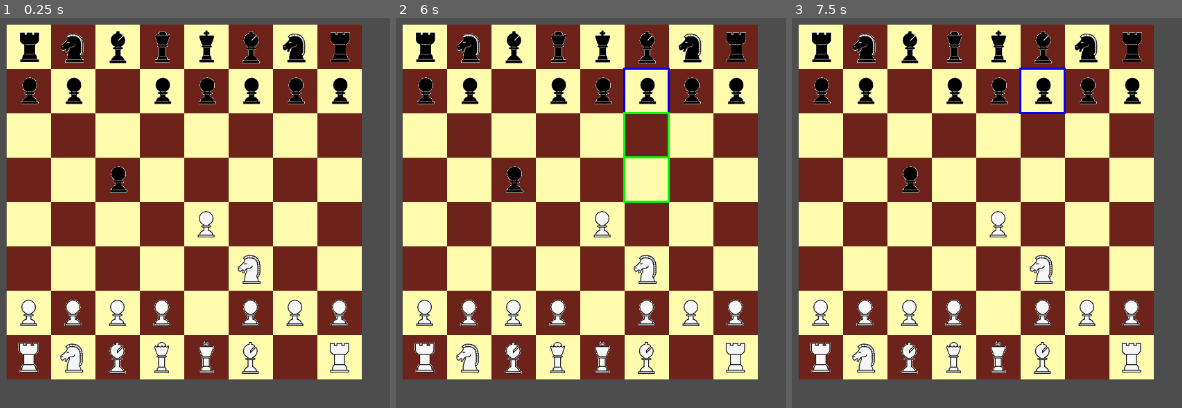
Above: before the commit, frames 1-3 (left to right).
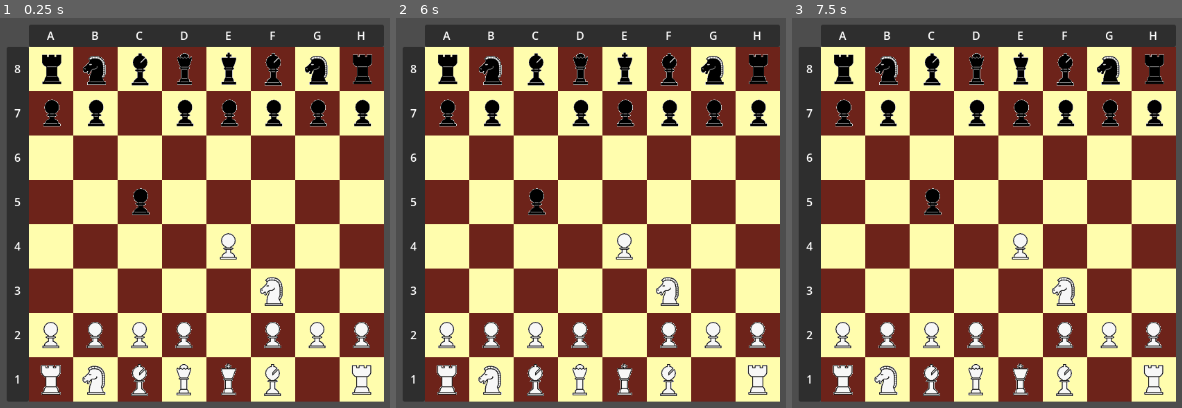
Above: after the commit, the same moments.

Repository: jsmrcina/gchess
Game: Godot game, scene res://scenes/main.tscn
The game is run twice, just before and just after one commit, with the same random seed, the same clock (stepped at 60 frames per second) and the same inputs.
Inputs (mouse positions are in pixels of both pictures, inside the frame that each line leads up to):
- Up to frame 1 (0.25 s): no input
- Up to frame 2 (6 s): tap Enter at 0.5, 2, 3.5 s; move the mouse to (outside the picture) at 0.52 s; click (outside the picture) at 0.6 s; tap Space at 1.25, 2.75, 4.25 s; move the mouse to (606, 236) at 1.27 s; click (606, 236) at 1.35 s; move the mouse to (outside the picture) at 2.02 s; click (outside the picture) at 2.1 s; move the mouse to (727, 302) at 2.77 s; click (727, 302) at 2.85 s; move the mouse to (outside the picture) at 3.52 s; click (outside the picture) at 3.6 s; move the mouse to (528, 146) at 4.27 s; click (528, 146) at 4.35 s; move the mouse to (outside the picture) at 5.02 s; click (outside the picture) at 5.1 s; move the mouse to (649, 103) at 5.77 s; click (649, 103) at 5.85 s
- Up to frame 3 (7.5 s): move the mouse to (outside the picture) at 6.52 s; click (outside the picture) at 6.6 s; move the mouse to (1002, 236) at 7.27 s; click (1002, 236) at 7.35 s

The runs differ from the first frame. In frame 1, 65% of the frame differs, in the area x 1-99%, y 1-99%; in frame 2, 65%; in frame 3, 65%.

Commit message:
Add ranks and files UI

Diff:
--- a/scenes/main.tscn
+++ b/scenes/main.tscn
@@ -10,11 +10,175 @@
 [node name="MainGame" type="Node2D"]
 script = ExtResource("1_r2qtu")
 
-[node name="Tiles" type="Node2D" parent="."]
+[node name="Board" type="Node2D" parent="."]
 position = Vector2(50, 50)
+
+[node name="Control" type="Control" parent="Board"]
+layout_mode = 3
+anchors_preset = 0
+offset_right = 40.0
+offset_bottom = 40.0
+
+[node name="Ranks" type="Panel" parent="Board/Control"]
+offset_top = 32.0
+offset_right = 32.0
+offset_bottom = 544.0
+
+[node name="1" type="Label" parent="Board/Control/Ranks"]
+layout_mode = 0
+offset_top = 448.0
+offset_right = 32.0
+offset_bottom = 512.0
+text = "1"
+horizontal_alignment = 1
+vertical_alignment = 1
+
+[node name="2" type="Label" parent="Board/Control/Ranks"]
+layout_mode = 0
+offset_top = 384.0
+offset_right = 32.0
+offset_bottom = 448.0
+text = "2"
+horizontal_alignment = 1
+vertical_alignment = 1
+
+[node name="3" type="Label" parent="Board/Control/Ranks"]
+layout_mode = 0
+offset_top = 320.0
+offset_right = 32.0
+offset_bottom = 384.0
+text = "3"
+horizontal_alignment = 1
+vertical_alignment = 1
+
+[node name="4" type="Label" parent="Board/Control/Ranks"]
+layout_mode = 0
+offset_top = 256.0
+offset_right = 32.0
+offset_bottom = 320.0
+text = "4"
+horizontal_alignment = 1
+vertical_alignment = 1
+
+[node name="5" type="Label" parent="Board/Control/Ranks"]
+layout_mode = 0
+offset_top = 192.0
+offset_right = 32.0
+offset_bottom = 256.0
+text = "5"
+horizontal_alignment = 1
+vertical_alignment = 1
+
+[node name="6" type="Label" parent="Board/Control/Ranks"]
+layout_mode = 0
+offset_top = 128.0
+offset_right = 32.0
+offset_bottom = 192.0
+text = "6"
+horizontal_alignment = 1
+vertical_alignment = 1
+
+[node name="7" type="Label" parent="Board/Control/Ranks"]
+layout_mode = 0
+offset_top = 64.0
+offset_right = 32.0
+offset_bottom = 128.0
+text = "7"
+horizontal_alignment = 1
+vertical_alignment = 1
+
+[node name="8" type="Label" parent="Board/Control/Ranks"]
+layout_mode = 0
+offset_right = 32.0
+offset_bottom = 64.0
+text = "8"
+horizontal_alignment = 1
+vertical_alignment = 1
+
+[node name="Files" type="Panel" parent="Board/Control"]
+offset_left = 32.0
+offset_right = 544.0
+offset_bottom = 32.0
+
+[node name="A" type="Label" parent="Board/Control/Files"]
+layout_mode = 0
+offset_right = 64.0
+offset_bottom = 32.0
+text = "A
+"
+horizontal_alignment = 1
+vertical_alignment = 1
+
+[node name="B" type="Label" parent="Board/Control/Files"]
+layout_mode = 0
+offset_left = 64.0
+offset_right = 128.0
+offset_bottom = 32.0
+text = "B"
+horizontal_alignment = 1
+vertical_alignment = 1
+
+[node name="C" type="Label" parent="Board/Control/Files"]
+layout_mode = 0
+offset_left = 128.0
+offset_right = 192.0
+offset_bottom = 32.0
+text = "C
+"
+horizontal_alignment = 1
+vertical_alignment = 1
+
+[node name="D" type="Label" parent="Board/Control/Files"]
+layout_mode = 0
+offset_left = 192.0
+offset_right = 256.0
+offset_bottom = 32.0
+text = "D
+"
+horizontal_alignment = 1
+vertical_alignment = 1
+
+[node name="E" type="Label" parent="Board/Control/Files"]
+layout_mode = 0
+offset_left = 256.0
+offset_right = 320.0
+offset_bottom = 32.0
+text = "E"
+horizontal_alignment = 1
+vertical_alignment = 1
+
+[node name="F" type="Label" parent="Board/Control/Files"]
+layout_mode = 0
+offset_left = 320.0
+offset_right = 384.0
+offset_bottom = 32.0
+text = "F"
+horizontal_alignment = 1
+vertical_alignment = 1
+
+[node name="G" type="Label" parent="Board/Control/Files"]
+layout_mode = 0
+offset_left = 384.0
+offset_right = 448.0
+offset_bottom = 32.0
+text = "G"
+horizontal_alignment = 1
+vertical_alignment = 1
+
+[node name="H" type="Label" parent="Board/Control/Files"]
+layout_mode = 0
+offset_left = 448.0
+offset_right = 512.0
+offset_bottom = 32.0
+text = "H"
+horizontal_alignment = 1
+vertical_alignment = 1
+
+[node name="Tiles" type="Node2D" parent="Board"]
+position = Vector2(32, 32)
 script = ExtResource("1_whl31")
 
-[node name="Tile" parent="Tiles" instance=ExtResource("2_yaddp")]
+[node name="Tile" parent="Board/Tiles" instance=ExtResource("2_yaddp")]
 
 [node name="Markers" type="Node2D" parent="."]
 position = Vector2(50, 50)
--- a/systems/MainGame.gd
+++ b/systems/MainGame.gd
@@ -50,7 +50,7 @@
 		var pixel_board_width = $"/root/Constants".TILE_WIDTH * $"/root/Constants".BOARD_WIDTH_IN_TILES
 		var pixel_board_height = $"/root/Constants".TILE_HEIGHT * $"/root/Constants".BOARD_HEIGHT_IN_TILES
 
-		var bounding_rectangle = Rect2($Tiles.position.x, $Tiles.position.y, pixel_board_width, pixel_board_height)
+		var bounding_rectangle = Rect2($Board/Tiles.position.x, $Board/Tiles.position.y, pixel_board_width, pixel_board_height)
 		if bounding_rectangle.has_point(position):
 			handle_click(bounding_rectangle, position)
 
@@ -308,7 +308,7 @@
 					var piece = Piece.instantiate()
 					piece.create(piece_info)
 					set_coord(cur_pos, piece)
-					$Tiles.add_child(piece)
+					$Board/Tiles.add_child(piece)
 					cur_pos = cur_pos.get_in_direction($"/root/Globals".Direction.FILE_UP)
 			cur_pos = cur_pos.get_in_direction($"/root/Globals".Direction.RANK_DOWN)
 			cur_pos.set_file("A")
